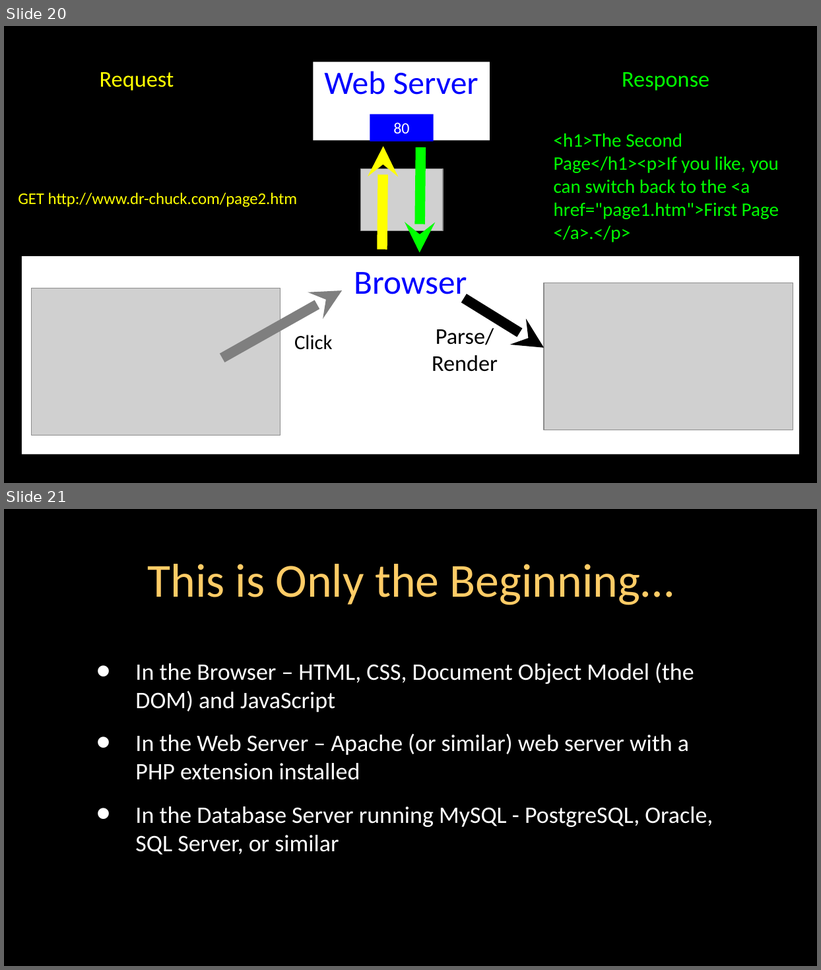
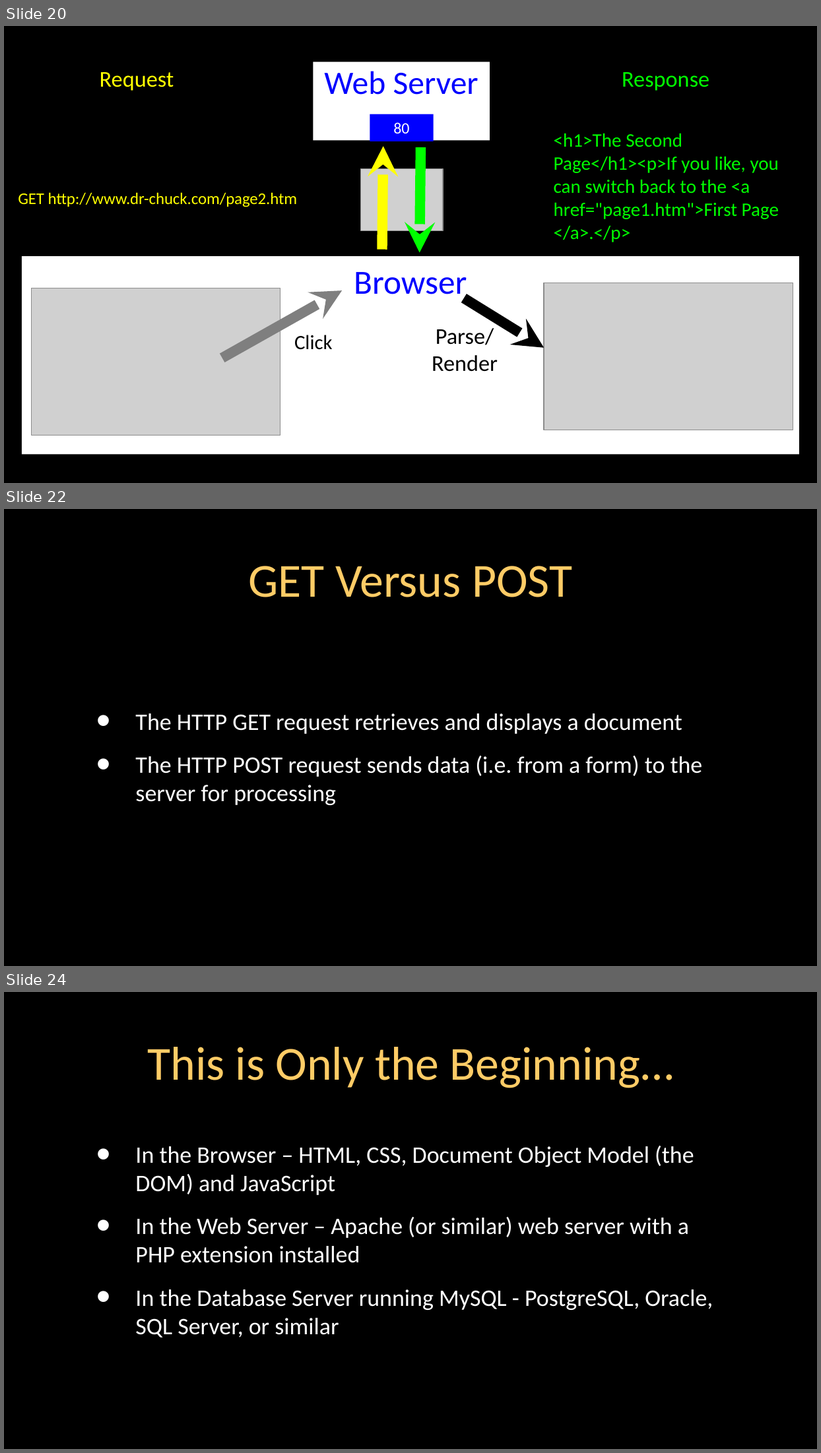
Before and after one commit to csev/dj4e, a slide deck: lectures/Web-01-HTTP.ppt. Shown one above the other, each under a label of ours: slides 20 and 21 before the commit, slides 20, 22 and 24 after it; the slides between them are not shown. The pictures are 821x970 and 821x1453 pixels, drawn with LibreOffice and Linux fonts; fonts in the diff are those of the drawing; grey boxes stand for pictures. Boxes give left, top, right and bottom in pixels: in the first picture for what was removed or moved away, otherwise in the second. Text is boxed around its words. In the diff, an @@ line names an element or a change of style, - is before the commit and + after.

```diff
--- a/lectures/Web-01-HTTP.ppt
+++ b/lectures/Web-01-HTTP.ppt
@@ slide 22 added at (x1=4, y1=509, x2=817, y2=966), background #000000; not listed: 3 template elements that a slide beside it also shows @@
@@ title added at (x1=249, y1=566, x2=572, y2=597), 42 pt, text #FFCC66 @@
+GET Versus POST
@@ text added at (x1=135, y1=714, x2=703, y2=805), 21 pt, text #FFFFFF @@
+• The HTTP GET request retrieves and displays a document
+• The HTTP POST request sends data (i.e. from a form) to the server for processing
@@ what was slide 21 is now slide 24 @@
```
Also in this commit, not shown: 2 other slides added, 5 other files.
